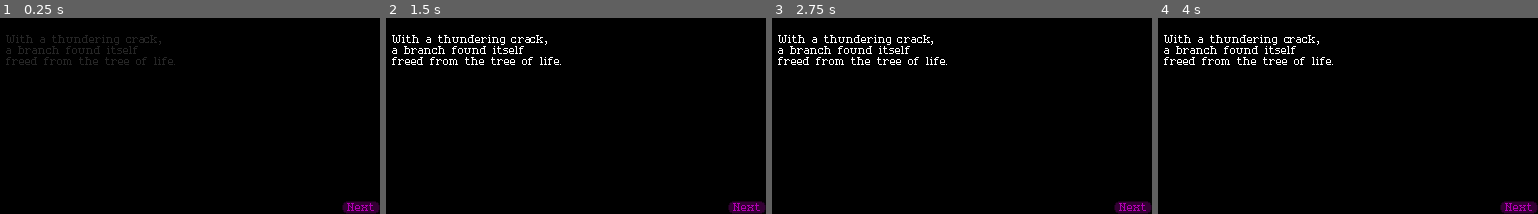
Above: before the commit, frames 1-4 (left to right).
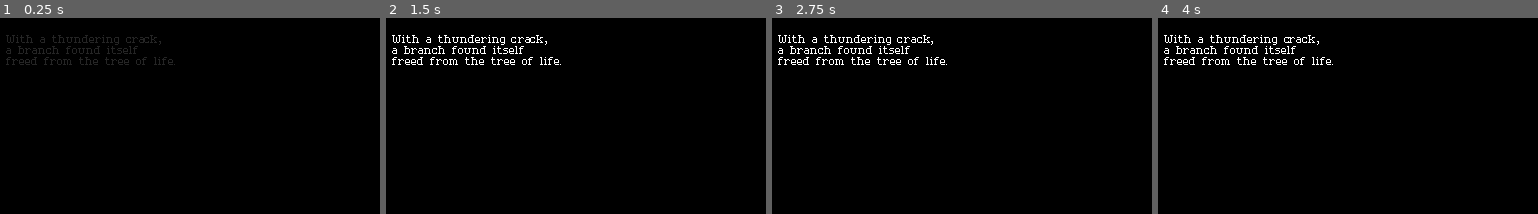
Above: after the commit, the same moments.

Repository: dragonryan06/trellis
Game: Godot game, scene res://story_scenes/story_mode.tscn
Same seed, same stepped clock (60 frames per second), same inputs: the game is played once before the commit and once after it. This scene is started directly instead of the project's main scene.
Inputs (mouse positions are in pixels of both pictures, inside the frame that each line leads up to):
- Up to frame 1 (0.25 s): no input
- Up to frame 2 (1.5 s): click (747, 208) at 0.5 s, where only the run before the commit has a clickable "Next"; click (747, 208) at 1.25 s, where only the run before the commit has a clickable "Next"
- Up to frame 3 (2.75 s): click (1133, 208) at 2 s, where only the run before the commit has a clickable "Next"
- Up to frame 4 (4 s): tap Enter at 2.75 s; drag from (1249, 51) to (outside the picture) at 2.77 s; drag from (outside the picture) to (1249, 51) at 3.52 s

The runs differ from the first frame. In frame 1, 0.6% of the frame differs, in the area x 90-100%, y 93-100%; in frame 2, 0.6%; in frame 3, 0.6%; in frame 4, 0.6%.

Commit message:
Small intro tweaks and fixes

Diff:
--- a/story_scenes/startup_movie.tscn
+++ b/story_scenes/startup_movie.tscn
@@ -64,7 +64,7 @@
 grow_horizontal = 2
 grow_vertical = 2
 bbcode_enabled = true
-text = "...to a new form, a form you now find yourself to hold- back to the infinity before and front to the newness of  [wave]sensation[/wave]"
+text = "...to a new form, a form you now find yourself to hold- back to the infinity before and front to the newness of [wave]sensation[/wave]."
 scroll_active = false
 vertical_alignment = 1
 
--- a/story_scenes/story_mode.gd
+++ b/story_scenes/story_mode.gd
@@ -4,6 +4,7 @@
 
 func _ready() -> void:
 	$PlayerCamera.locked = true
+	$HUD/NextTurn.hide()
 	$PlayerCore/Stem/GrowthHandle.hide()
 	$PlayerCore/Taproot/GrowthHandle.hide()
 	seed_wiggle_tween = get_tree().create_tween().set_loops().set_trans(Tween.TRANS_SINE)
@@ -19,7 +20,7 @@
 func wake_up_effect() -> void:
 	$WakeUpClickArea.queue_free()
 	seed_wiggle_tween.kill()
-	$Vignette/AnimationPlayer.play(&"wake_up")
+	$Vignette/AnimationPlayer.play(&"wake_up", 1.0)
 
 	var stem = $PlayerCore/Stem
 	var taproot = $PlayerCore/Taproot
@@ -33,6 +34,7 @@
 	stem.get_node(^"GrowthHandle").position = stem.endpoint_position
 	taproot.get_node(^"GrowthHandle").show()
 	taproot.get_node(^"GrowthHandle").position = taproot.endpoint_position
+	$HUD/NextTurn.show()
 	$PlayerCamera.locked = false
 
 func _on_next_turn_pressed() -> void:
--- a/story_scenes/story_mode.tscn
+++ b/story_scenes/story_mode.tscn
@@ -244,7 +244,7 @@
 
 [node name="HUD" type="CanvasLayer" parent="." unique_id=1632697337]
 
-[node name="Next Turn" type="Button" parent="HUD" unique_id=2031954349]
+[node name="NextTurn" type="Button" parent="HUD" unique_id=2031954349]
 anchors_preset = 3
 anchor_left = 1.0
 anchor_top = 1.0
@@ -263,4 +263,4 @@
 [node name="StartupMovie" parent="HUD" unique_id=110414407 instance=ExtResource("12_agbrk")]
 
 [connection signal="input_event" from="WakeUpClickArea" to="." method="_on_wake_up_click_area_input_event"]
-[connection signal="pressed" from="HUD/Next Turn" to="." method="_on_next_turn_pressed"]
+[connection signal="pressed" from="HUD/NextTurn" to="." method="_on_next_turn_pressed"]
